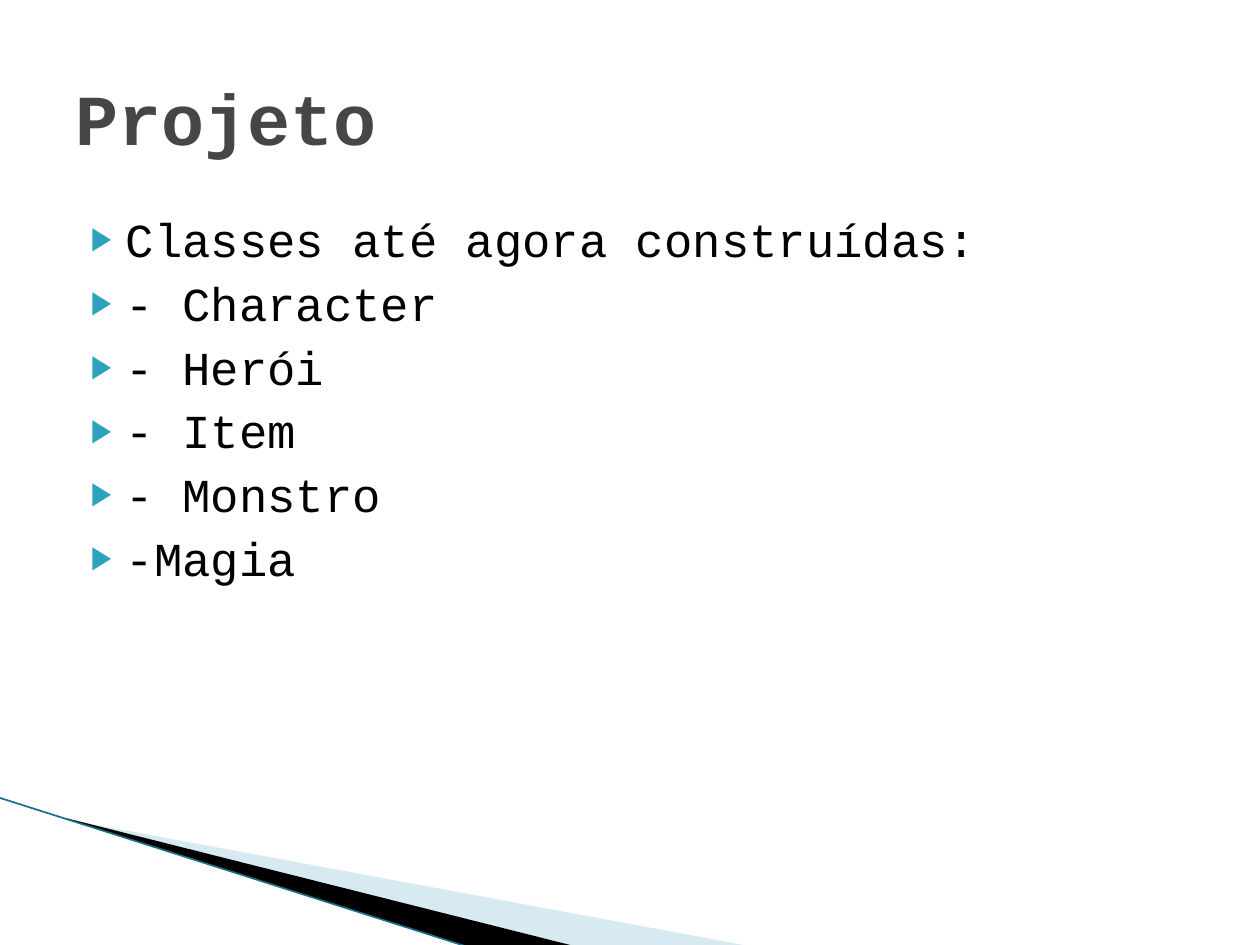
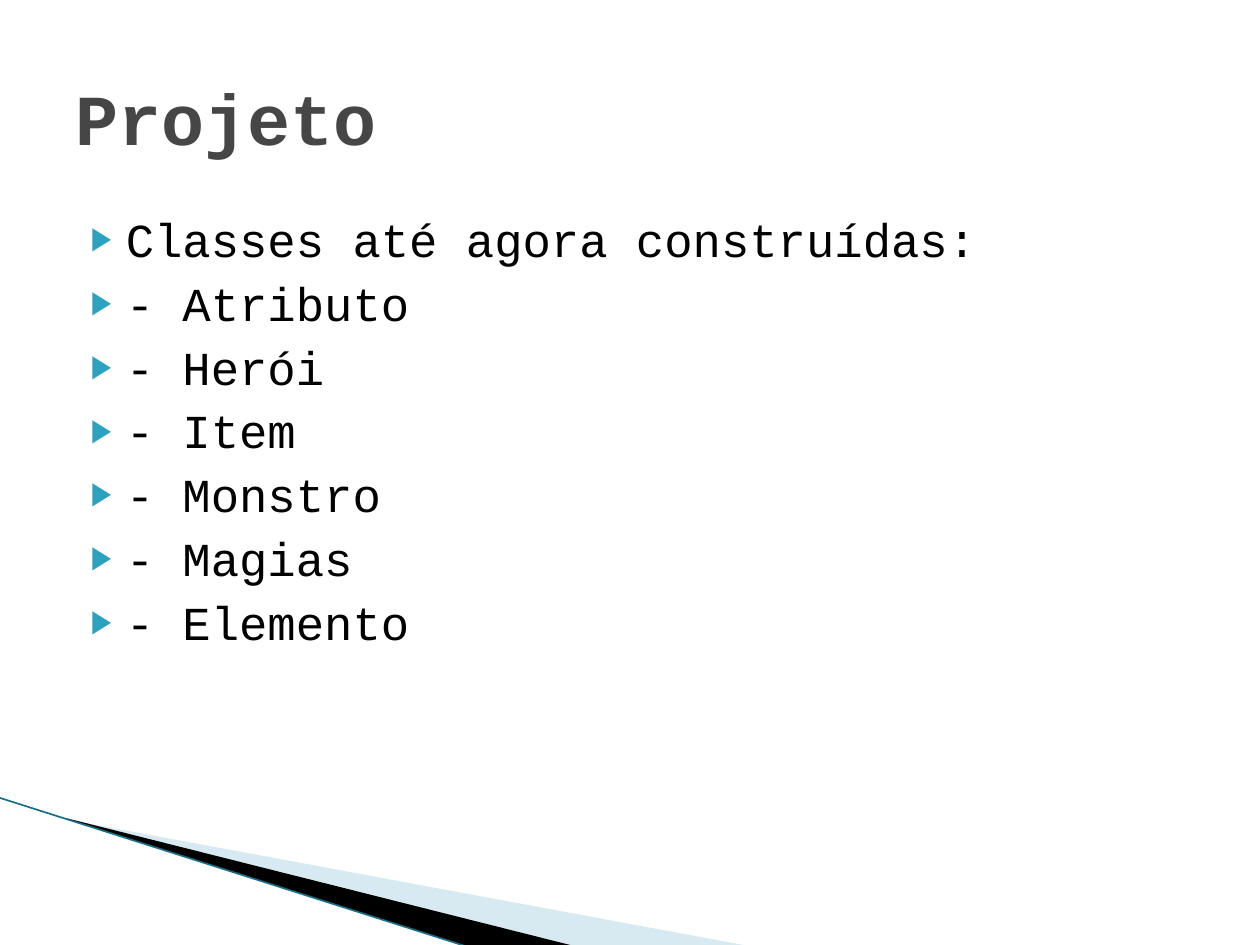
Before and after one commit to Sairaf/RPG, a slide deck: slide 5 of Trabalho final Prog2.pptx (slide 7 before the commit). Drawn at 1260x945 pixels with LibreOffice and Linux fonts; fonts in the diff are those of the drawing; background and template pictures are left out. Boxes give left, top, right and bottom in pixels: in the first picture for what was removed or moved away, otherwise in the second. Text is boxed around its words. In the diff, an @@ line names an element or a change of style, - is before the commit and + after.

```diff
--- a/Trabalho final Prog2.pptx
+++ b/Trabalho final Prog2.pptx
@@ text at (182, 287, 409, 322): text changed @@
-▶ - Character
+▶ - Atributo
@@ text at (182, 542, 409, 641): text changed @@
-▶ -Magia
+▶ - Magias
+▶ - Elemento
```
Also in this commit, not shown: 5 other slides changed, 14 slides added, 2 slides removed.
